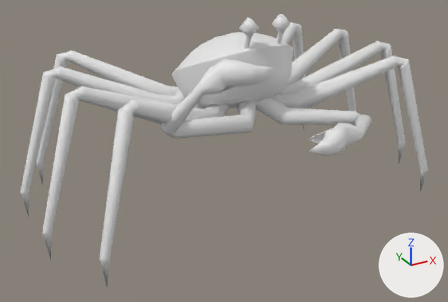
Two versions of the FBX model Assets/Local/Bastien/Meshes/Clawster_Animations.fbx, one commit apart.
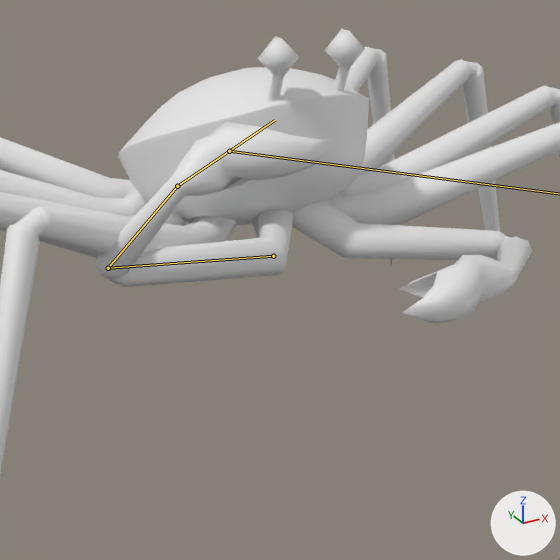
Each version appears first whole from a 50 mm lens placed at (-1.275, -2.229, 1.335), pointed at (-0.095, -0.084, 0.263), and next in a close-up on the part from 26% to 86% of the width and 0% to 89% of the height. The lights are fixed; the arrows at lower right show +X, +Y and +Z. Both versions are drawn at frame 49 of the action 'Rig|Idle_Swing'; the numbers are the values there. The bones that change are drawn over the model as lines in the close-ups.

In view in the first close-up: 'Body_Main', 'Eye_R', 'Hand_L', 'Hand_R', 'LegA_L', 'LegA_R', 'LegB_L', 'LegB_R', 'LegC_L', 'LegC_R', 'LegD_L', 'LegD_R'.
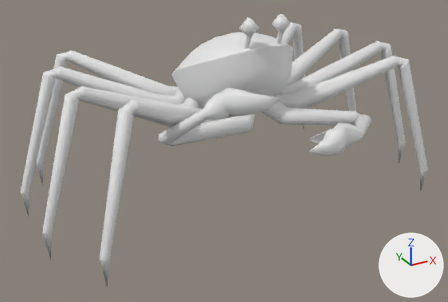
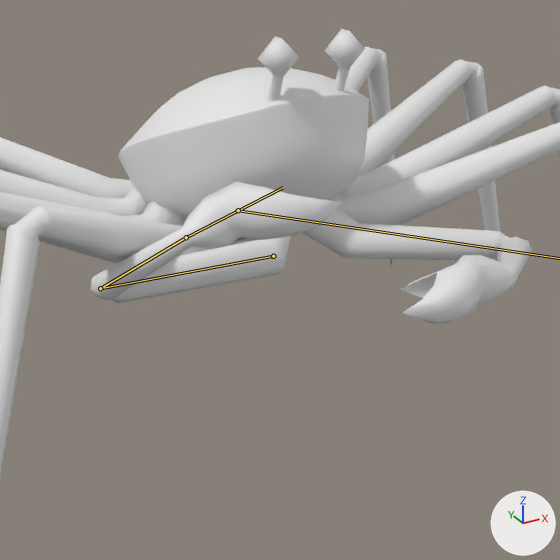
Changed parts and their boxes [x1, y1, x2, y2] in the close-ups (560 x 560 px):
'Hand_R', posed (27% shorter)
    before: [96, 122, 335, 287]
    after: [90, 182, 342, 303]
'Hand_L', posed
    before: [292, 199, 532, 323]
    after: [302, 199, 532, 324]
bone 'Arm_R', root to tip
    before: (273, 256) to (108, 268)
    after: (273, 256) to (100, 288)
bone 'Forearm_R', root to tip
    before: (108, 268) to (177, 186)
    after: (100, 288) to (186, 237)
bone 'HandBase_R', root to tip
    before: (177, 186) to (275, 120)
    after: (186, 237) to (283, 187)

The change, as a diff of the scene's bpy script:
```diff
--- a/Assets/Local/Bastien/Meshes/Clawster_Animations.fbx.py
+++ b/Assets/Local/Bastien/Meshes/Clawster_Animations.fbx.py
@@ bone_arm_r @@
 bone_arm_r = bpy.data.objects['Rig'].pose.bones['Arm_R']  # child of 'Origin'
-bone_arm_r.rotation_quaternion = (0.909, 0.062, 0.207, -0.357)  # degrees (-2, 25, -43)
+bone_arm_r.rotation_quaternion = (0.904, -0.055, 0.151, -0.396)  # degrees (-13, 13, -49)
@@ bone_forearm_r @@
 bone_forearm_r = bpy.data.objects['Rig'].pose.bones['Forearm_R']  # child of 'Arm_R'
-bone_forearm_r.rotation_quaternion = (0.879, 0.297, 0.126, 0.35)  # degrees (38, 1, 44)
+bone_forearm_r.rotation_quaternion = (0.831, 0.254, 0.093, 0.486)  # degrees (31, -5, 59)
@@ bone_handbase_r @@
 bone_handbase_r = bpy.data.objects['Rig'].pose.bones['HandBase_R']  # child of 'Forearm_R'
-bone_handbase_r.rotation_quaternion = (0.971, 0.147, 0.013, 0.188)  # degrees (17, -2, 22)
+bone_handbase_r.rotation_quaternion = (0.952, 0.14, 0.01, 0.271)  # degrees (16, -3, 31)
@@ bone_hand_ik_r @@
 bone_hand_ik_r = bpy.data.objects['Rig'].pose.bones['Hand_IK_R']
-bone_hand_ik_r.location = (-0.206, -0.347, 0.328)
+bone_hand_ik_r.location = (-0.243, -0.34, 0.219)
```
